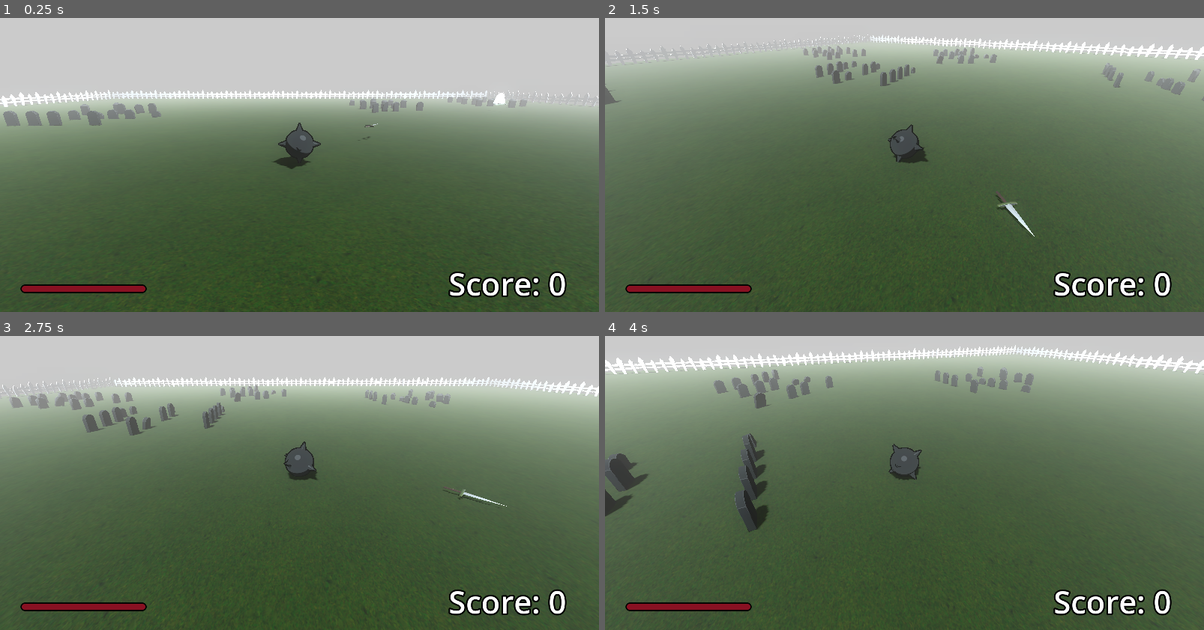
Above: before the commit, frames 1-4 (two rows, left to right).
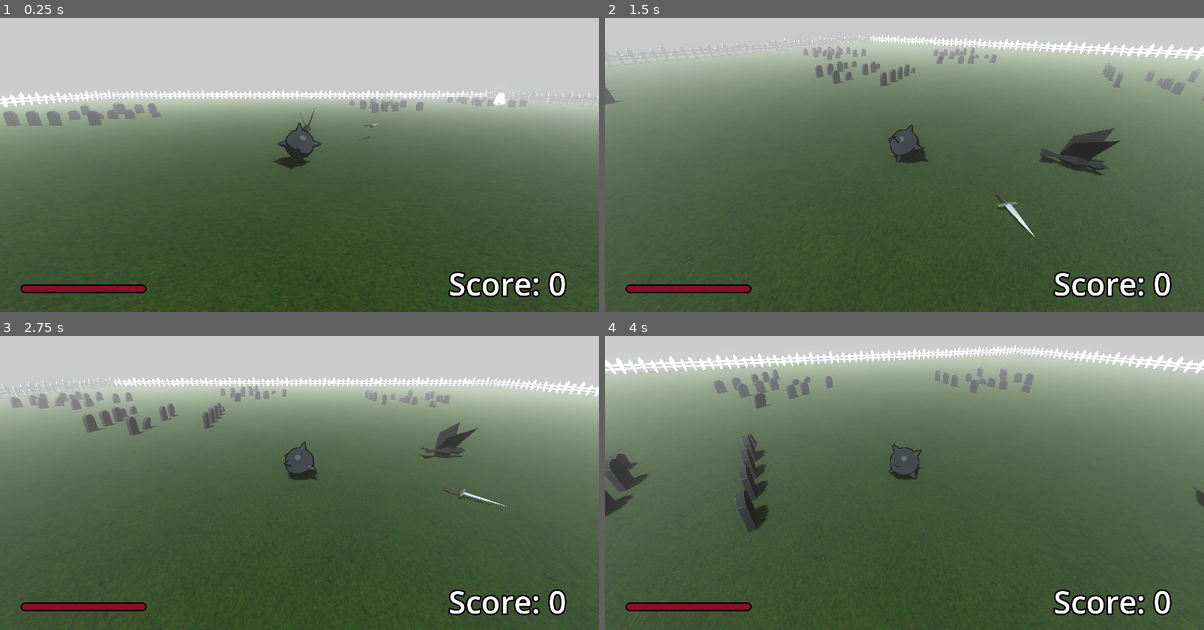
Above: after the commit, the same moments.

Repository: erikringwalters/pirate-jam-16-prototype
Game: Godot game, scene res://scenes/main.tscn
Two runs of this game, one before a commit and one after it. Both use one fixed random seed, a clock stepped at 60 frames per second and the inputs below.
Inputs (mouse positions are in pixels of both pictures, inside the frame that each line leads up to):
- Up to frame 1 (0.25 s): no input
- Up to frame 2 (1.5 s): tap Enter (restart) at 0.5, 1.25 s; move the mouse to (1036, 126) at 0.52 s; press the mouse at (1036, 126) at 0.53 s; hold D (move_right) 0.53-1.28 s; move the mouse to (874, 144) at 1.27 s; release the mouse at (874, 144) at 1.28 s; hold W (move_up) from 1.28 s (still down); click (874, 144) at 1.35 s
- Up to frame 3 (2.75 s): keep holding W (move_up); tap Enter (restart) at 2 s; move the mouse to (311, 456) at 2.02 s; press the mouse at (311, 456) at 2.03 s
- Up to frame 4 (4 s): keep holding W (move_up); tap Enter (restart) at 2.75, 3.5 s; move the mouse to (898, 468) at 2.77 s; release the mouse at (898, 468) at 2.78 s; click (898, 468) at 2.85 s; move the mouse to (946, 465) at 3.52 s; press the mouse at (946, 465) at 3.53 s

The runs differ from the first frame. In frame 1, less than 0.1% of the frame differs, in the area x 48-53%, y 30-40%; in frame 2, 1.0%, in the area x 72-86%, y 37-54%; in frame 3, 0.5%; in frame 4, less than 0.1%.

Commit message:
staggered fire rates

Diff:
--- a/scenes/birb/birb.tscn
+++ b/scenes/birb/birb.tscn
@@ -13,8 +13,11 @@
 [node name="Body" parent="." index="0"]
 material_override = ExtResource("2_k038i")
 
-[node name="wingL-flat" parent="." index="1" instance=ExtResource("3_j8tfs")]
+[node name="wingL_flat" parent="." index="1" instance=ExtResource("3_j8tfs")]
+unique_name_in_owner = true
 
-[node name="wingR-flat" parent="." index="2" instance=ExtResource("4_tkrob")]
+[node name="wingR_flat" parent="." index="2" instance=ExtResource("4_tkrob")]
+unique_name_in_owner = true
 
 [node name="tail" parent="." index="3" instance=ExtResource("5_ywb53")]
+unique_name_in_owner = true
--- a/scenes/level/level.tscn
+++ b/scenes/level/level.tscn
@@ -12,6 +12,7 @@
 [ext_resource type="Texture2D" uid="uid://dm8ynytv0nlf0" path="res://assets/Grass001_1K-JPG_AmbientOcclusion.jpg" id="10_b7m21"]
 [ext_resource type="Texture2D" uid="uid://cwh1ea7c3ee1b" path="res://assets/Grass001_1K-JPG_NormalGL.jpg" id="10_pe1ox"]
 [ext_resource type="PackedScene" uid="uid://5kecjmlmmahs" path="res://assets/environment/fence.glb" id="13_b7m21"]
+[ext_resource type="PackedScene" uid="uid://406108lh7eh8" path="res://scenes/birb/birb.tscn" id="14_pm6rs"]
 [ext_resource type="PackedScene" uid="uid://c3r34lobnlnxv" path="res://assets/TombStone.fbx" id="14_vrc4q"]
 
 [sub_resource type="Environment" id="Environment_h2yge"]
@@ -596,5 +597,8 @@
 [node name="fence5" parent="fences4" instance=ExtResource("13_b7m21")]
 transform = Transform3D(-4.37114e-08, 0, -1, 0, 1, 0, 1, 0, -4.37114e-08, -35, 0.8, 40)
 
+[node name="Birb" parent="." instance=ExtResource("14_pm6rs")]
+transform = Transform3D(1, 0, 0, 0, 1, 0, 0, 0, 1, -0.440288, 0.298132, 5.25839)
+
 [connection signal="timeout" from="EnemyCountTimer" to="." method="_on_enemy_count_timer_timeout"]
 [connection signal="timeout" from="WaveTimer" to="." method="_on_wave_timer_timeout"]
--- a/scenes/weapons/dagger.tscn
+++ b/scenes/weapons/dagger.tscn
@@ -55,4 +55,10 @@
 transform = Transform3D(1, 0, 0, 0, 1, 0, 0, 0, 1, -1.63349e-08, 7.14023e-16, 0.3737)
 shape = SubResource("BoxShape3D_j34lm")
 
+[node name="FireTimer" type="Timer" parent="."]
+unique_name_in_owner = true
+
+[node name="FireWaitTimer" type="Timer" parent="."]
+unique_name_in_owner = true
+
 [connection signal="body_entered" from="MeleePlayerArea" to="MeleePlayerArea" method="_on_body_entered"]
--- a/scenes/weapons/handgun.tscn
+++ b/scenes/weapons/handgun.tscn
@@ -36,3 +36,9 @@
 
 [node name="Anchor" type="Marker3D" parent="."]
 transform = Transform3D(1, 0, 0, 0, -4.37114e-08, -1, 0, 1, -4.37114e-08, -0.2, -0.2, 8.74228e-09)
+
+[node name="FireTimer" type="Timer" parent="."]
+unique_name_in_owner = true
+
+[node name="FireWaitTimer" type="Timer" parent="."]
+unique_name_in_owner = true
--- a/scenes/weapons/rocket.tscn
+++ b/scenes/weapons/rocket.tscn
@@ -36,3 +36,9 @@
 
 [node name="Anchor" type="Marker3D" parent="."]
 transform = Transform3D(1, 0, 0, 0, -4.37114e-08, -1, 0, 1, -4.37114e-08, 0, -1.2, 5.24537e-08)
+
+[node name="FireTimer" type="Timer" parent="."]
+unique_name_in_owner = true
+
+[node name="FireWaitTimer" type="Timer" parent="."]
+unique_name_in_owner = true
--- a/scenes/weapons/shotgun.tscn
+++ b/scenes/weapons/shotgun.tscn
@@ -37,3 +37,9 @@
 
 [node name="Anchor" type="Marker3D" parent="."]
 transform = Transform3D(1, 0, 0, 0, -4.37114e-08, -1, 0, 1, -4.37114e-08, -0.2, -1, 4.37114e-08)
+
+[node name="FireTimer" type="Timer" parent="."]
+unique_name_in_owner = true
+
+[node name="FireWaitTimer" type="Timer" parent="."]
+unique_name_in_owner = true
--- a/scenes/weapons/sword.tscn
+++ b/scenes/weapons/sword.tscn
@@ -54,5 +54,11 @@
 transform = Transform3D(1, 0, 1.57356e-28, 0, 1, 0, 0, 0, 1, -1.86989e-21, 0.940995, -4.11322e-08)
 shape = SubResource("BoxShape3D_gwb47")
 
+[node name="FireTimer" type="Timer" parent="."]
+unique_name_in_owner = true
+
+[node name="FireWaitTimer" type="Timer" parent="."]
+unique_name_in_owner = true
+
 [connection signal="body_entered" from="RBCollision/HitBox" to="." method="_on_hit_box_body_entered"]
 [connection signal="body_entered" from="MeleePlayerArea" to="MeleePlayerArea" method="_on_body_entered"]
--- a/scripts/birb.gd
+++ b/scripts/birb.gd
@@ -1,3 +1,16 @@
 extends Node3D
 
-# TODO: sin rotation
+@onready var wing_l = %wingL_flat
+@onready var wing_r = %wingR_flat
+@onready var tail = %tail
+
+var time := 0.0
+var flap_speed := 5.0
+var flap_offset := 0.25
+var tail_amp := 0.2
+
+func _physics_process(delta: float) -> void:
+	time += delta
+	wing_l.rotation.z = sin(time*flap_speed) + flap_offset
+	wing_r.rotation.z = -wing_l.rotation.z
+	#tail.rotation.x = sin(time*flap_speed) * tail_amp
--- a/scripts/weapon.gd
+++ b/scripts/weapon.gd
@@ -13,6 +13,9 @@
 
 @onready var is_pickedup = false
 @onready var hit_box = $"RBCollision/HitBox"
+@onready var fire_timer = %FireTimer
+@onready var fire_wait_timer = %FireWaitTimer
+
 var _raycast:RayCast3D
 
 # Conditional projectile weapon variables, will remain null if not projectile
@@ -33,6 +36,8 @@
 		gun_barrel = _raycast
 	else:
 		damage = Items.weapons[weapon_type]['base_damage']
+	fire_timer.connect("timeout", Callable(self,"auto_shoot"))
+	fire_wait_timer.connect("timeout", Callable(self,"start_shot_fire_timer"))
 
 func add_child_logic(_projectile) -> void:
 	# Currently, when an enemy spawns with a projectile weapon, the `get_parent()` returns
@@ -77,29 +82,33 @@
 		projectile.add_to_group("Projectile")
 		add_child_logic(projectile)
 
-func start_shot_timer() -> void:
+func wait_to_fire() -> void:
+	fire_wait_timer.wait_time = randf_range(0, Items.weapons[weapon_type]['base_cooldown'])
+	fire_wait_timer.one_shot = true
+	#add_child(fire_wait_timer)
+	fire_wait_timer.start()
+
+func start_shot_fire_timer() -> void:
 	if(weapon_type):
-		var timer = Timer.new()
-		timer.wait_time = Items.weapons[weapon_type]['base_cooldown']
-		#timer.time_left = randf_range(0.0, timer.wait_time) # Randomize time on start?
-		add_child(timer)
-		timer.start()
-		timer.connect("timeout", Callable(self,"auto_shoot"))
+		fire_timer.wait_time = Items.weapons[weapon_type]['base_cooldown']
+		#fire_timer.time_left = randf_range(0.0, fire_timer.wait_time) # Randomize time on start?
+		#add_child(fire_timer)
+		fire_timer.start()
 
 func enemy_pick_up() -> void:
 	print('enemy pickup')
 	is_pickedup = true
 	set_collision_layers(true, false)
-	start_shot_timer()
+	wait_to_fire()
 
 func pick_up() -> void:
 	print('player pickup')
 	is_pickedup = true
 	set_collision_layers(false, true)
 	held_by_player = true
-	start_shot_timer()
+	start_shot_fire_timer()
 
-# DM Note: Timer triggered auto_shoot function with console logs for each weapon type
+# DM Note: fire_timer triggered auto_shoot function with console logs for each weapon type
 func auto_shoot() -> void:
 	if is_pickedup && is_projectile_weapon:
 		shoot()
Not shown: 1 places in scenes/level/level.tscn that only renumber resources
